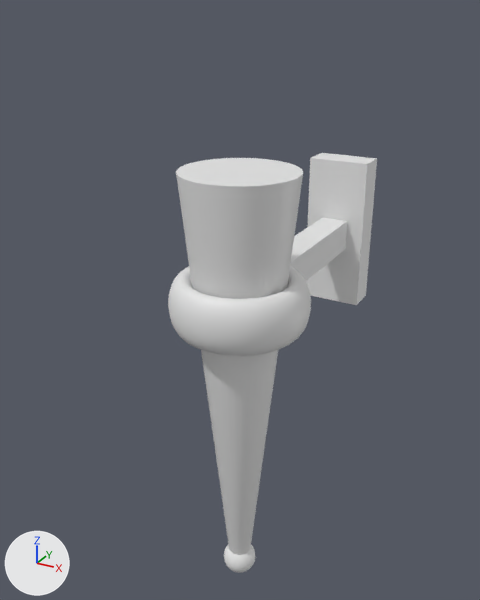
Before and after pictures for a commit that changed the FBX model Assets/models/torch/torch.fbx.
One viewpoint serves both versions: a 50 mm camera at (0.31, -1.873, 1.685) aimed at (-0.04, -1.237, 1.367). Lighting does not change. The marker at lower left points along +X, +Y and +Z. Where no turn or scale is listed for an object, it has been applied to the vertices.
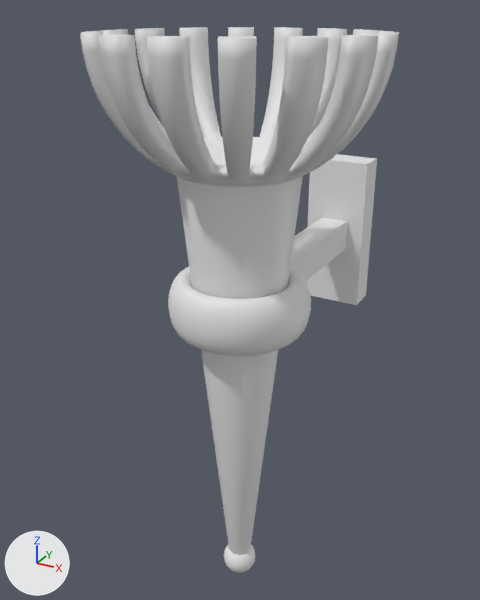
Commit message: torch model edit

Where the change shows, as pixel boxes [x1, y1, x2, y2] in the pictures (480 x 600 px):
'Sphere', added: after [80, 27, 399, 187]
part 1 of me_cylinder_001, shading changed: [177, 176, 303, 555] in both

What the commit changed:
me_cylinder_001 has 64 vertices, 34 faces and spans x -1.4..1.4, y -1.4..1.4, z -0.09..1.0.
me_cylinder_001 is used by ob_cylinder; location (0.0, -1.31, 1.1); rotation (0.0, 3.142, 0.0), in degrees (0, 180, 0); scale (-0.044, -0.044, -0.44).
me_cylinder_001 part 1: edges marked sharp go from 0 to 32.
Mesh me_sphere is new.
It has 1026 vertices, 1056 faces and spans x -0.14..0.14, y -0.14..0.14, z -0.055..0.085.
Object 'Sphere' (ob_sphere) is new; it shows me_sphere.
Its location is (0.0, -1.31, 1.581).
